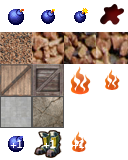
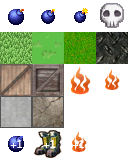
Layers edited between the first and the second w=128, h=160 image:
added layer "Layer 18" in group "Row 0" over [100, 3, 124, 28]
hid "Shape 1" over [100, 4, 124, 25]
added layer "Layer 17" in group "Row 1" over [96, 32, 128, 64]
added layer "Layer 16" in group "Row 1" over [64, 32, 96, 64]
added layer "Layer 15" in group "Row 1" over [32, 32, 64, 64]
added layer "Layer 14" in group "Row 1" over [0, 32, 32, 64]
